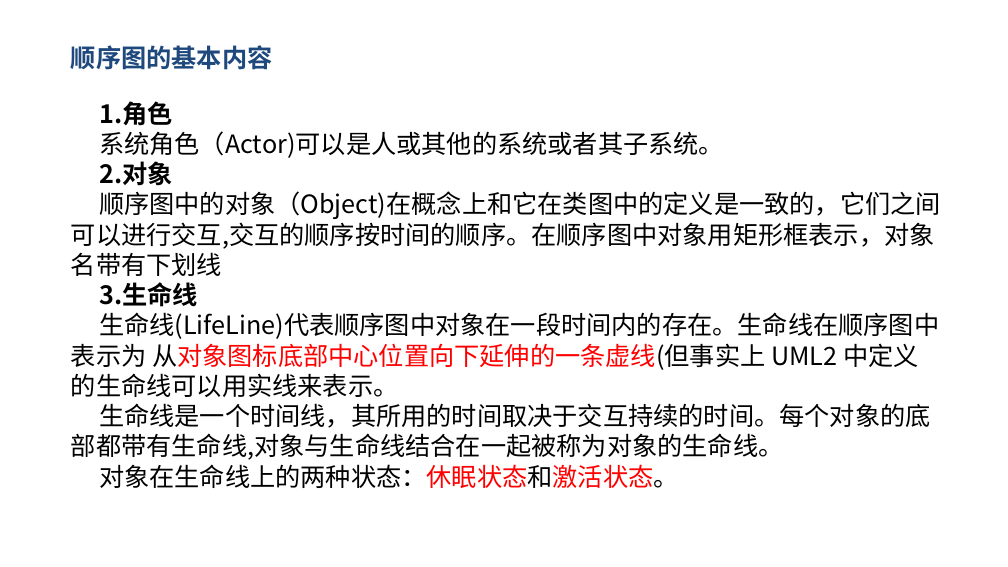
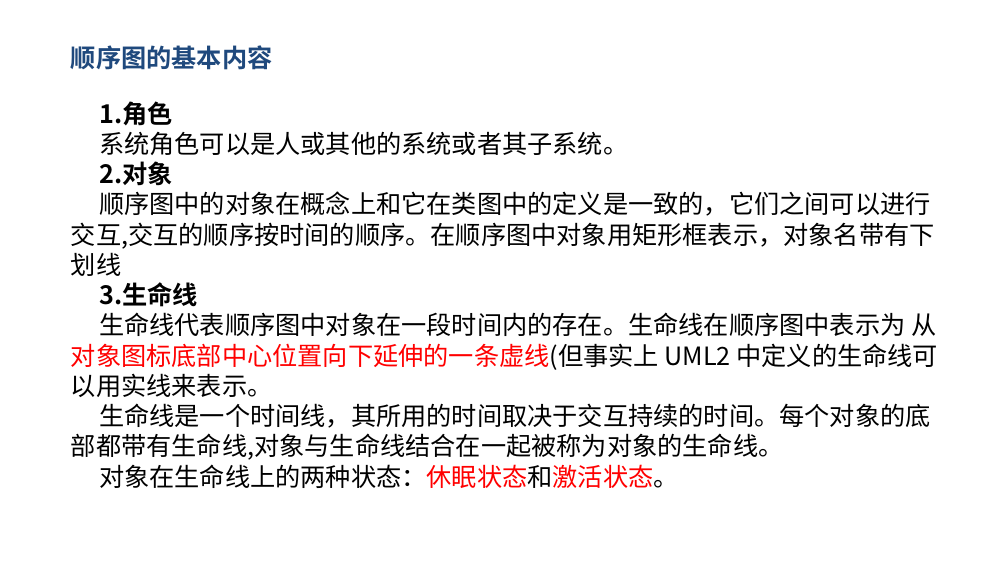
Before and after one commit to dreamtrueqaq/SRA2022-G12, a slide deck: slide 6 of 非受控文档/翻转课堂/SRA-G12-翻转课堂PPT3.pptx. Drawn at 1008x567 pixels with LibreOffice and Linux fonts; fonts in the diff are those of the drawing; background and template pictures are left out. Boxes give left, top, right and bottom in pixels: in the first picture for what was removed or moved away, otherwise in the second. Text is boxed around its words. In the diff, an @@ line names an element or a change of style, - is before the commit and + after.

```diff
--- a/非受控文档/翻转课堂/SRA-G12-翻转课堂PPT3.pptx
+++ b/非受控文档/翻转课堂/SRA-G12-翻转课堂PPT3.pptx
@@ text at bbox=[99, 131, 628, 155]: text changed @@
-系统角色（Actor)可以是人或其他的系统或者其子系统。
+系统角色可以是人或其他的系统或者其子系统。
@@ text at bbox=[71, 191, 935, 276]: text changed @@
-顺序图中的对象（Object)在概念上和它在类图中的定义是一致的，它们之间可以进行交互,交互的顺序按时间的顺序。在顺序图中对象用矩形框表示，对象名带有下划线
+顺序图中的对象在概念上和它在类图中的定义是一致的，它们之间可以进行交互,交互的顺序按时间的顺序。在顺序图中对象用矩形框表示，对象名带有下划线
@@ text at bbox=[71, 312, 939, 397]: text changed @@
-生命线(LifeLine)代表顺序图中对象在一段时间内的存在。生命线在顺序图中表示为 从对象图标底部中心位置向下延伸的一条虚线(但事实上 UML2 中定义的生命线可以用实线来表示。
+生命线代表顺序图中对象在一段时间内的存在。生命线在顺序图中表示为 从对象图标底部中心位置向下延伸的一条虚线(但事实上 UML2 中定义的生命线可以用实线来表示。
```
Also in this commit, not shown: 14 other slides changed, 8 other files.
